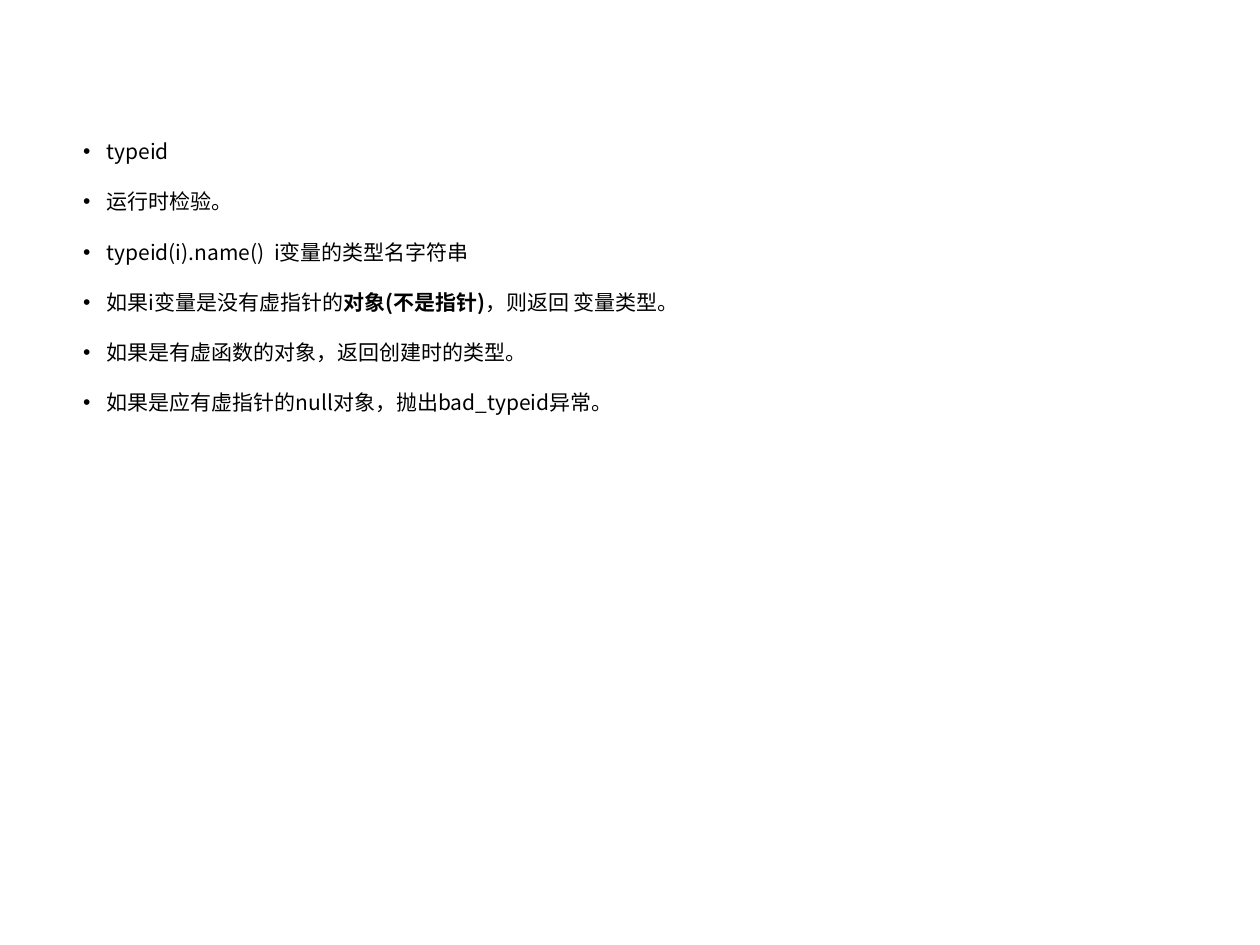
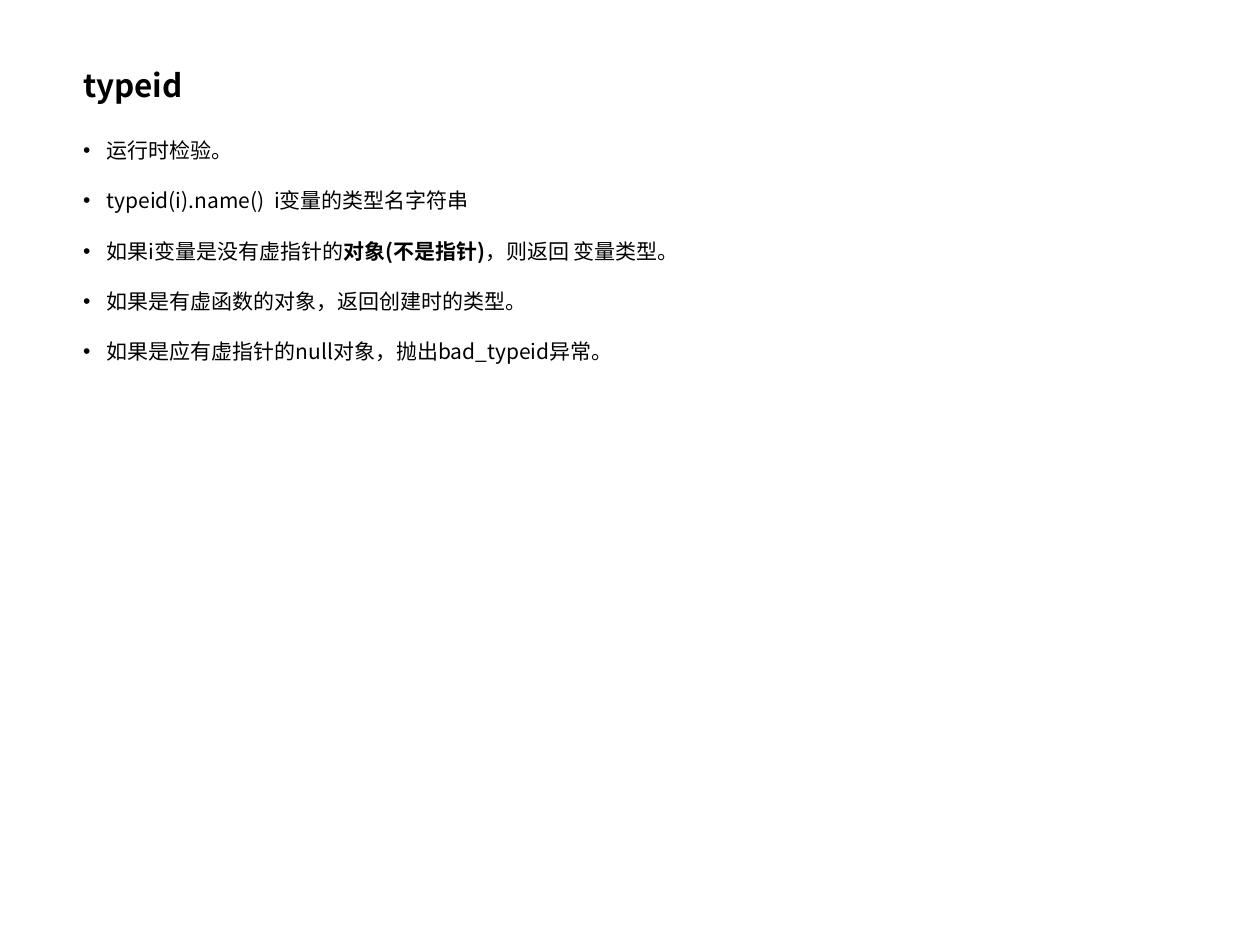
Before and after one commit to pointer1618/projects, a slide deck: slide 27 of lan7/c++11特性.ppt. Drawn at 1260x945 pixels with LibreOffice and Linux fonts; fonts in the diff are those of the drawing; background and template pictures are left out. Boxes give left, top, right and bottom in pixels: in the first picture for what was removed or moved away, otherwise in the second. Text is boxed around its words. In the diff, an @@ line names an element or a change of style, - is before the commit and + after.

```diff
--- a/lan7/c++11特性.ppt
+++ b/lan7/c++11特性.ppt
@@ title added at (83, 71, 183, 104), 18 pt, text #000000, bold @@
+typeid
@@ text at (107, 142, 169, 164): paragraph removed @@
-• typeid
```
Also in this commit, not shown: 4 other slides changed, 1 slide added.
